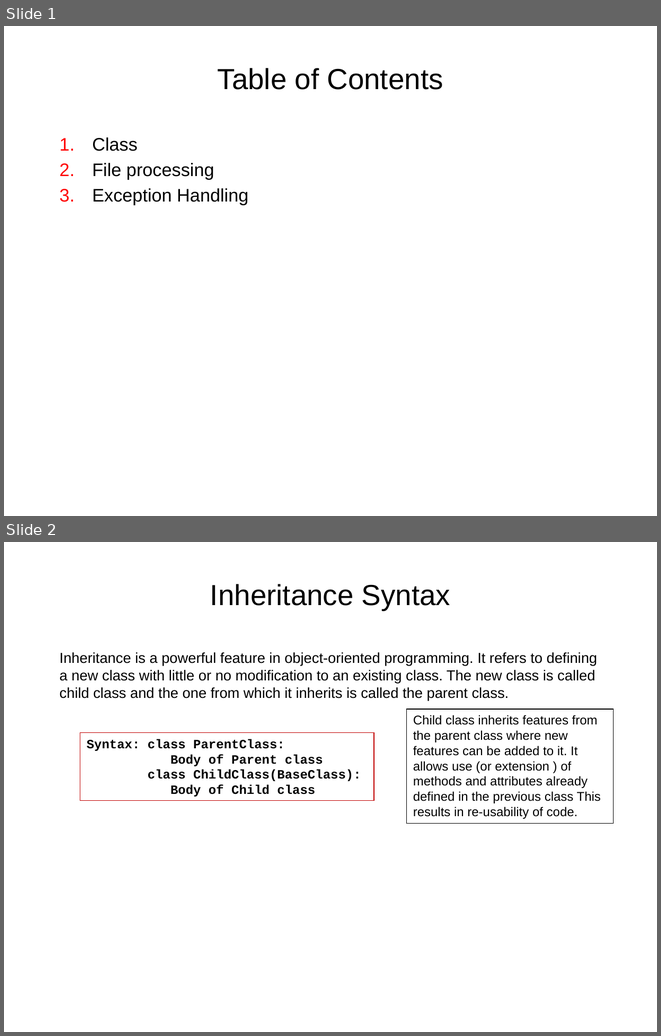
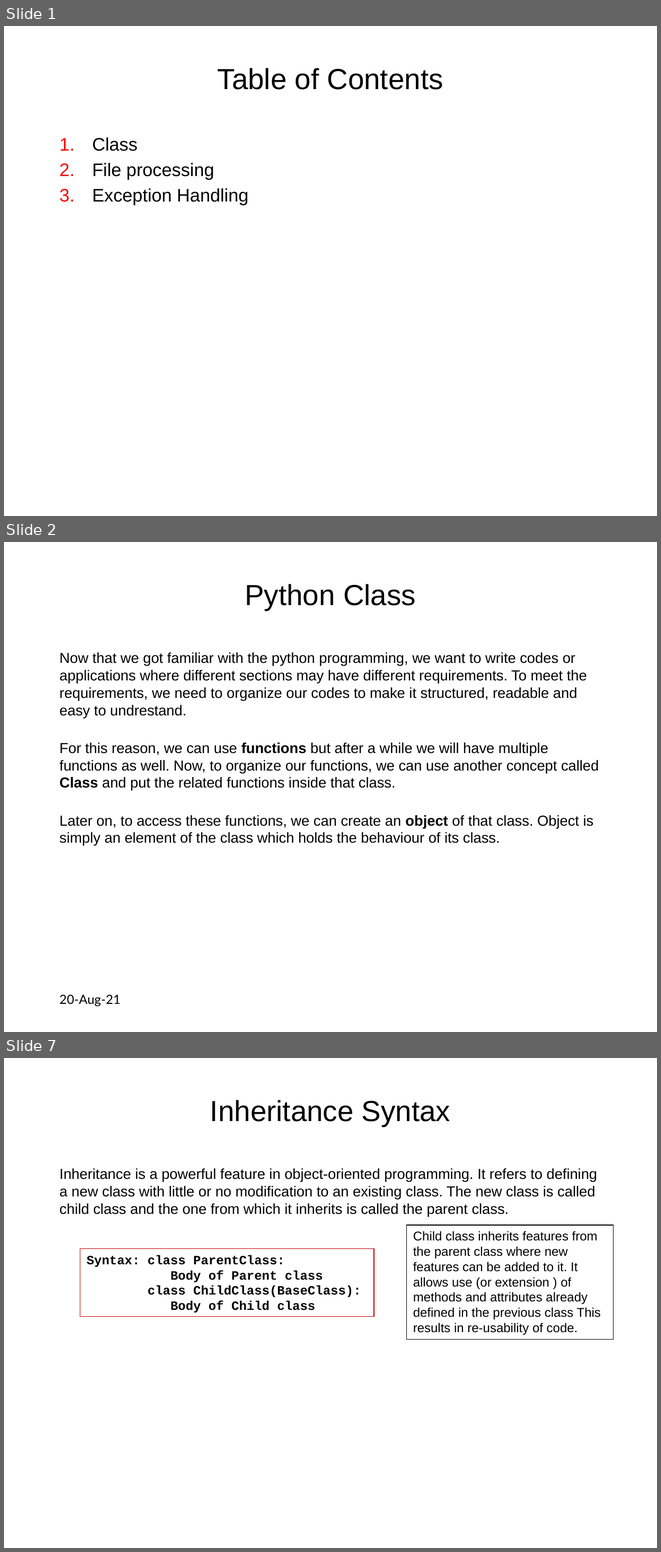
Before and after one commit to dia1128/AIandDataScienceWorkshopwithPython, a slide deck: Week1/03-python - class, file, exception.pptx. Shown one above the other, each under a label of ours: slides 1 and 2 before the commit, slides 1, 2 and 7 after it; the slides between them are not shown. The pictures are 661x1036 and 661x1552 pixels, drawn with LibreOffice and Linux fonts; fonts in the diff are those of the drawing. Boxes give left, top, right and bottom in pixels: in the first picture for what was removed or moved away, otherwise in the second. Text is boxed around its words. In the diff, an @@ line names an element or a change of style, - is before the commit and + after.

Commit message:
contents of class are added

```diff
--- a/Week1/03-python - class, file, exception.pptx
+++ b/Week1/03-python - class, file, exception.pptx
@@ slide 2 added at <box>4,542,657,1032</box>, background #FFFFFF @@
@@ title added at <box>245,584,416,610</box>, 32 pt, text #000000 @@
+Python Class
@@ text added at <box>60,652,599,846</box>, 16 pt, text #000000 @@
+Now that we got familiar with the python programming, we want to write codes or applications where different sections may have different requirements. To meet the requirements, we need to organize our codes to make it structured, readable and easy to undrestand.
+For this reason, we can use functions but after a while we will have multiple functions as well. Now, to organize our functions, we can use another concept called Class and put the related functions inside that class.
+Later on, to access these functions, we can create an object of that class. Object is simply an element of the class which holds the behaviour of its class.
@@ text added at <box>60,994,121,1006</box>, 14 pt, text #000000 @@
+20-Aug-21
@@ what was slide 2 is now slide 7 @@
```
Also in this commit, not shown: 4 other slides added.
